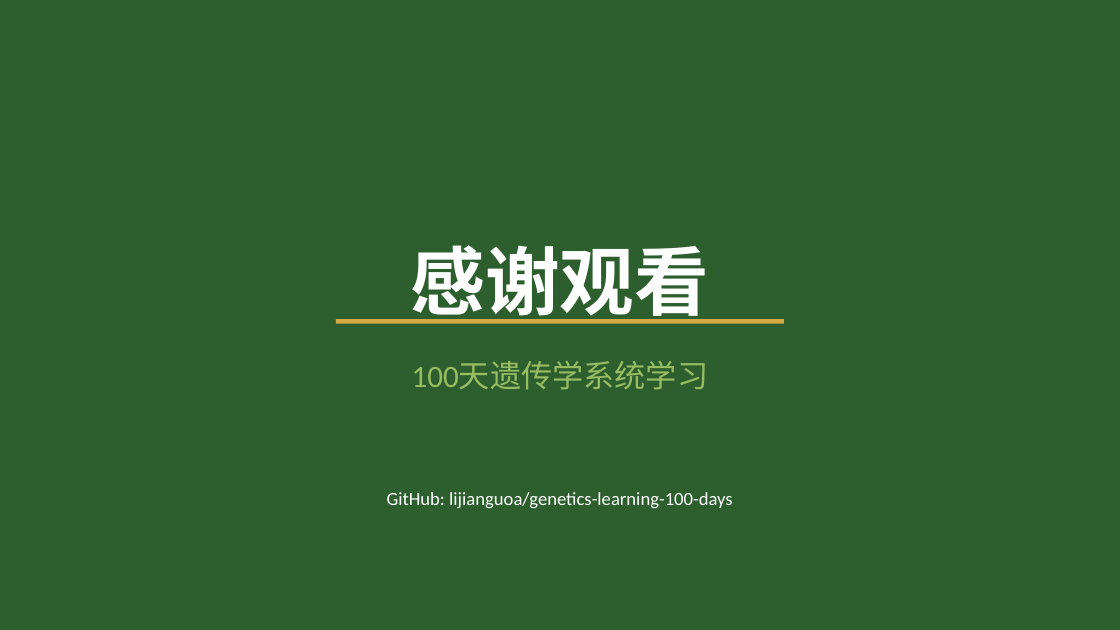
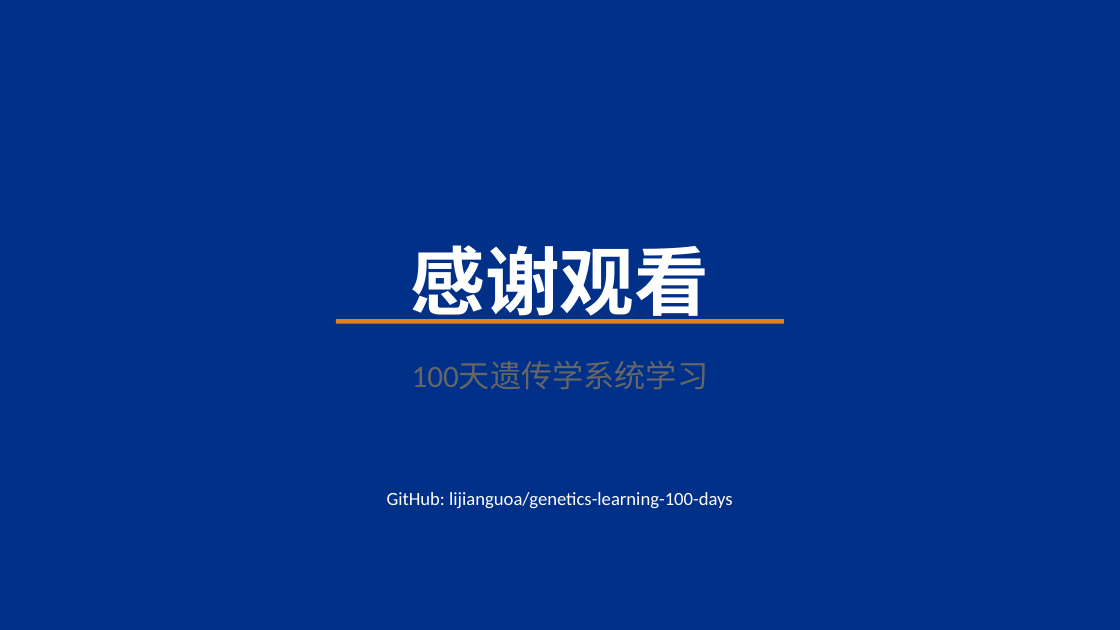
Before and after one commit to lijianguoa/genetics-learning-100-days, a slide deck: slide 12 of ppt/2026-05-12_genetics_day003.pptx. Drawn at 1120x630 pixels with LibreOffice and Linux fonts; fonts in the diff are those of the drawing. Boxes give left, top, right and bottom in pixels: in the first picture for what was removed or moved away, otherwise in the second. Text is boxed around its words. In the diff, an @@ line names an element or a change of style, - is before the commit and + after.

Commit message:
Regenerate Day3 PPT (Deep Blue Academic style)

```diff
--- a/ppt/2026-05-12_genetics_day003.pptx
+++ b/ppt/2026-05-12_genetics_day003.pptx
@@ background #2C5F2D to #003087 @@
@@ rectangle at (336, 319, 784, 324): fill #D4A843 to #E67E22 @@
@@ text "100天遗传学系统学习" at (412, 361, 709, 390): text colour #97BC62 to #666666 @@
```
Also in this commit, not shown: 11 other slides changed.
